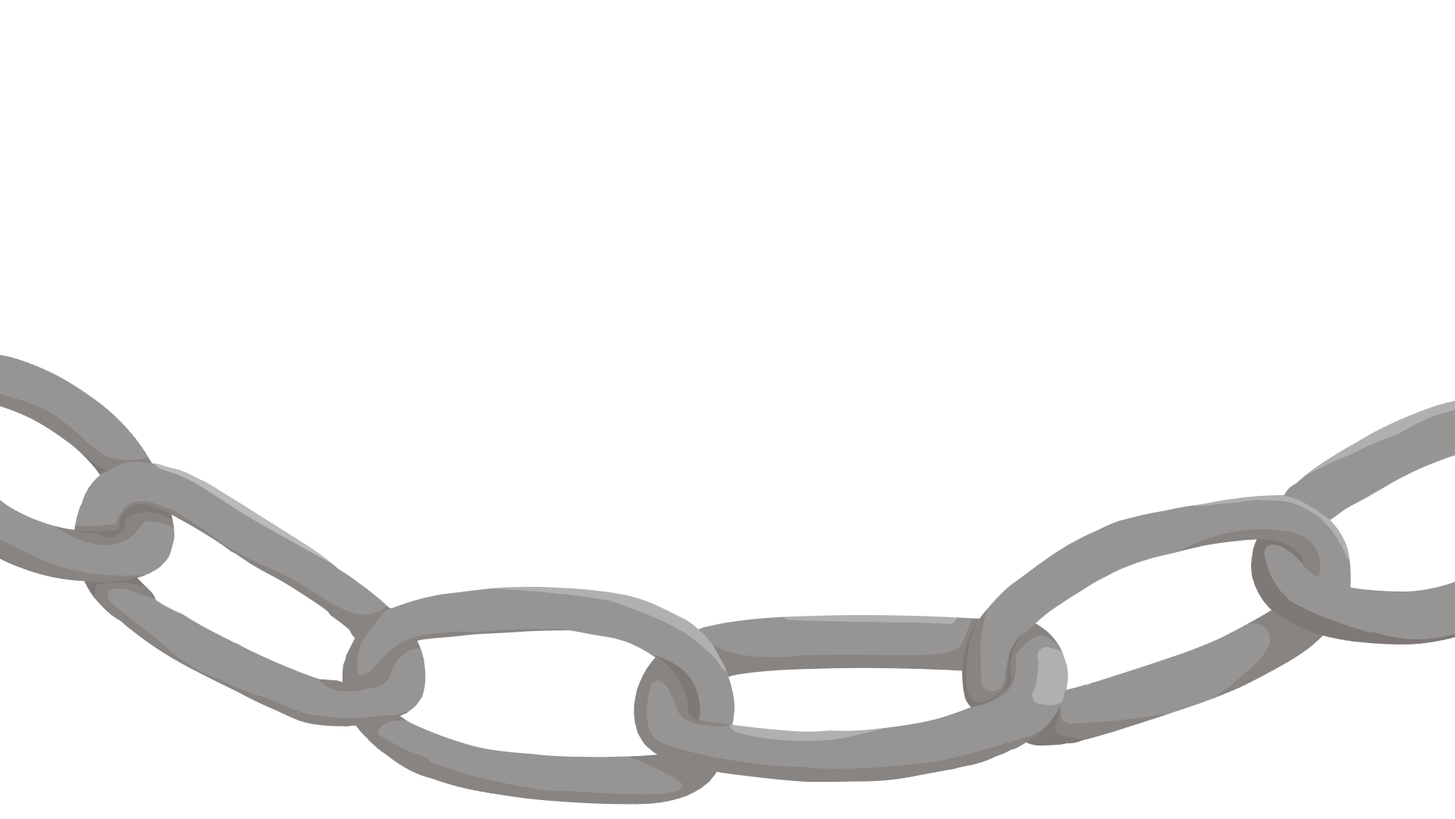
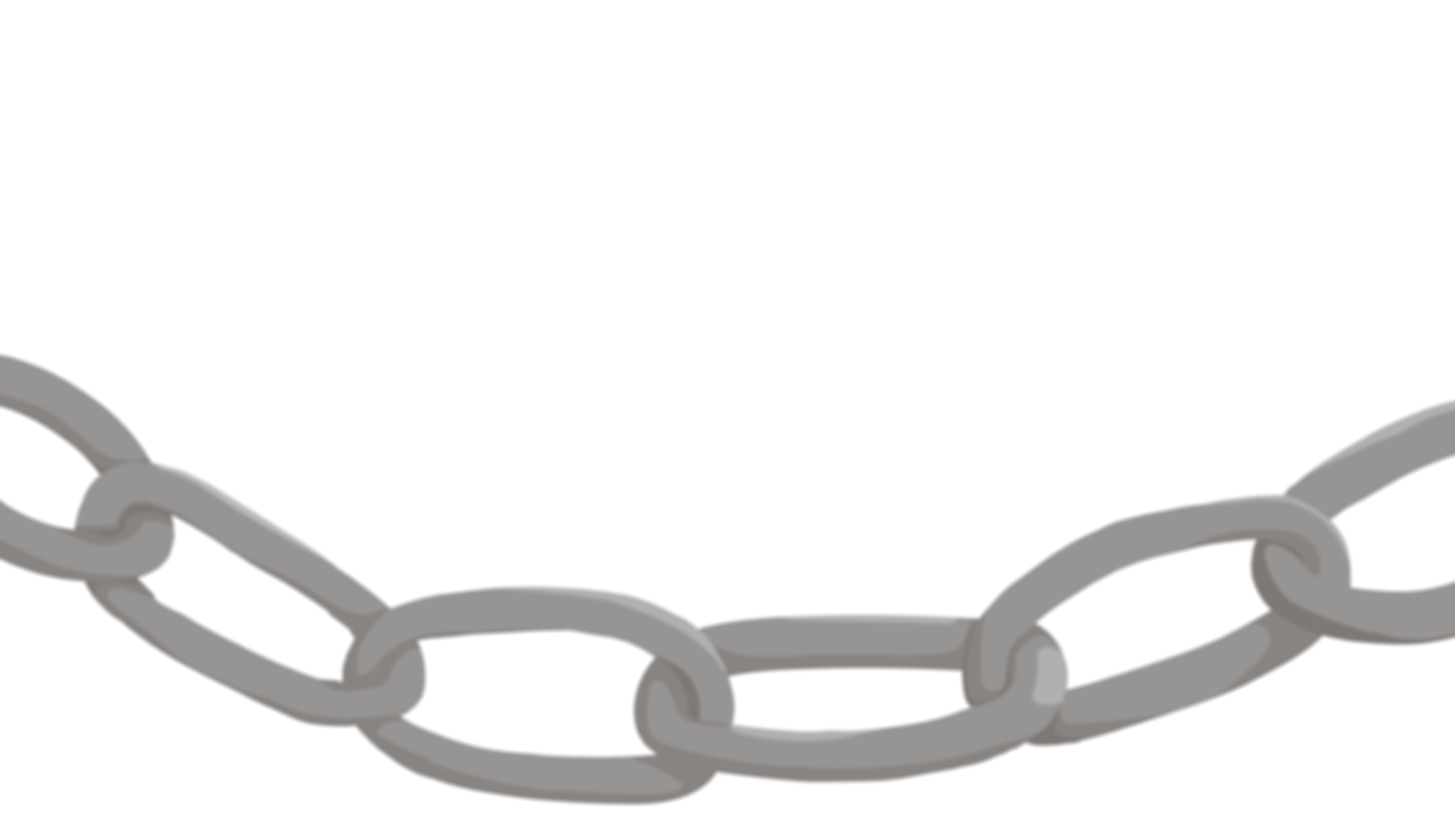
Two versions of the same layered image (1455px x 819px). Layer-by-layer changes:
added group "Group 8" with 6 layers above "Paint Layer 1" over [0, 351, 1455, 808]
moved "Paint Layer 2" into group "Group 8", painted on it over [0, 351, 1455, 777]
moved "Paint Layer 3" into group "Group 8", painted on it over [873, 397, 1455, 784]
moved "Paint Layer 4" into group "Group 8" over [533, 498, 1213, 808]
moved "Paint Layer 5" into group "Group 8", painted on it over [194, 472, 825, 808]
moved "Paint Layer 6" into group "Group 8", painted on it over [0, 351, 680, 808]
moved "Paint Layer 7" into group "Group 8" over [0, 351, 292, 721]
